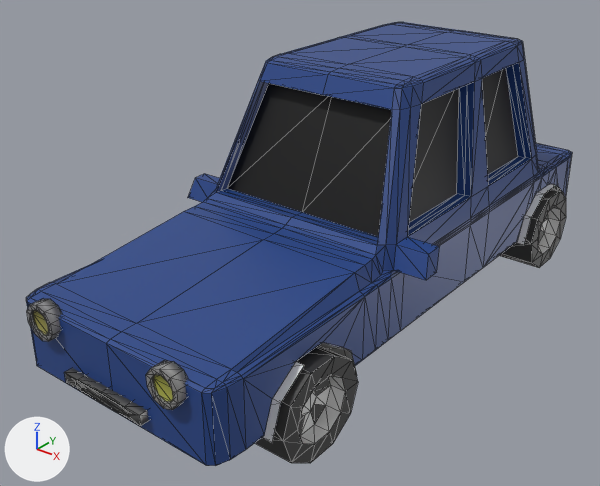
The glTF model ghost-3/car.glb, before and after one commit.
The view is the same before and after, from a camera (50 mm lens) standing at (5.09, -11.48, 4.95) and looking at (-0.3, -4.74, 0.77). The lights are fixed; the arrows at lower left show +X, +Y and +Z. Mesh edges are drawn as thin lines. Where no turn or scale is listed for an object, it has been applied to the vertices.

The older version as bpy lines, for what is in view:
```python
mat_material = principled_material('Material')
mat_material.base_color = (0.0202, 0.063, 0.253)  # blue #27478a
mat_material.roughness = 0.416
me_cube = bpy.data.meshes.new('Cube')
me_cube.from_pydata(...)  # 563 vertices, 1122 faces; spans x -1.65..1.63, y -4.14..3.08, z -0.8..1.71
# faces by material slot: [1102, 20]
me_cube.materials.append(mat_material)  # blue #27478a
me_cube.materials.append(mat_material_001)  # black #000000
me_cylinder_001 = bpy.data.meshes.new('Cylinder.001')
me_cylinder_001.from_pydata(...)  # 50 vertices, 40 faces; spans x -0.35..2.36, y -5.57..0.63, z -0.35..0.56
me_cylinder_015 = bpy.data.meshes.new('Cylinder.015')
me_cylinder_015.from_pydata(...)  # 200 vertices, 384 faces; spans x -2.08..0.76, y -1.13..4.93, z -0.49..0.49
# faces by material slot: [232, 152]
me_cylinder_015.materials.append(mat_material_008)  # black #343434
me_cylinder_015.materials.append(mat_material_009)  # light grey #e2e2e2
ob_cube = bpy.data.objects.new('Cube', me_cube)
ob_cube.location = (0.0, -3.64, 1.09)
ob_cylinder_002 = bpy.data.objects.new('Cylinder.002', me_cylinder_001)
ob_cylinder_002.location = (-1.0, -1.64, 0.31)
ob_cylinder_007 = bpy.data.objects.new('Cylinder.007', me_cylinder_015)
ob_cylinder_007.location = (0.66, -6.0, 0.31)
# also in view: 'Cylinder.004' at (-0.04, -7.8, 0.51); 'Cylinder.001' at (-0.83, -7.8, 0.99); 'Cylinder' at (0.79, -7.8, 0.99)
```
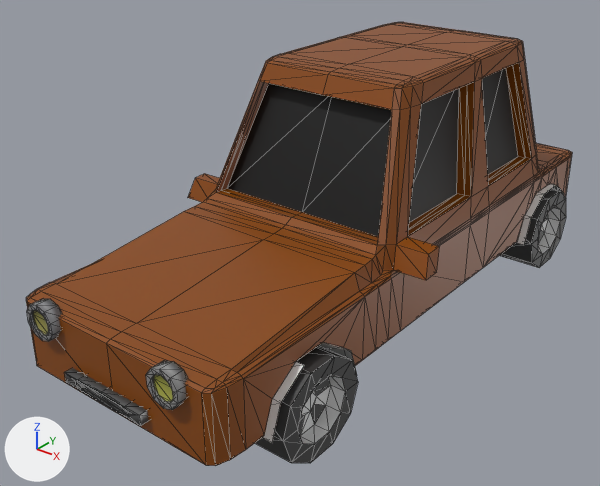
Commit message: change car color

What differs and where, as boxes [x1, y1, x2, y2] in the pictures (600 x 486 px):
'Cube', recoloured (blue to brown)
    both: [26, 22, 572, 466]

The change, as a list of edits to the scene's bpy script:
```text
Change mat_material:
    mat_material.base_color: (0.0202, 0.063, 0.253) -> (0.253, 0.0637, 0.0)  # blue #27478a -> brown #8a4700
```
